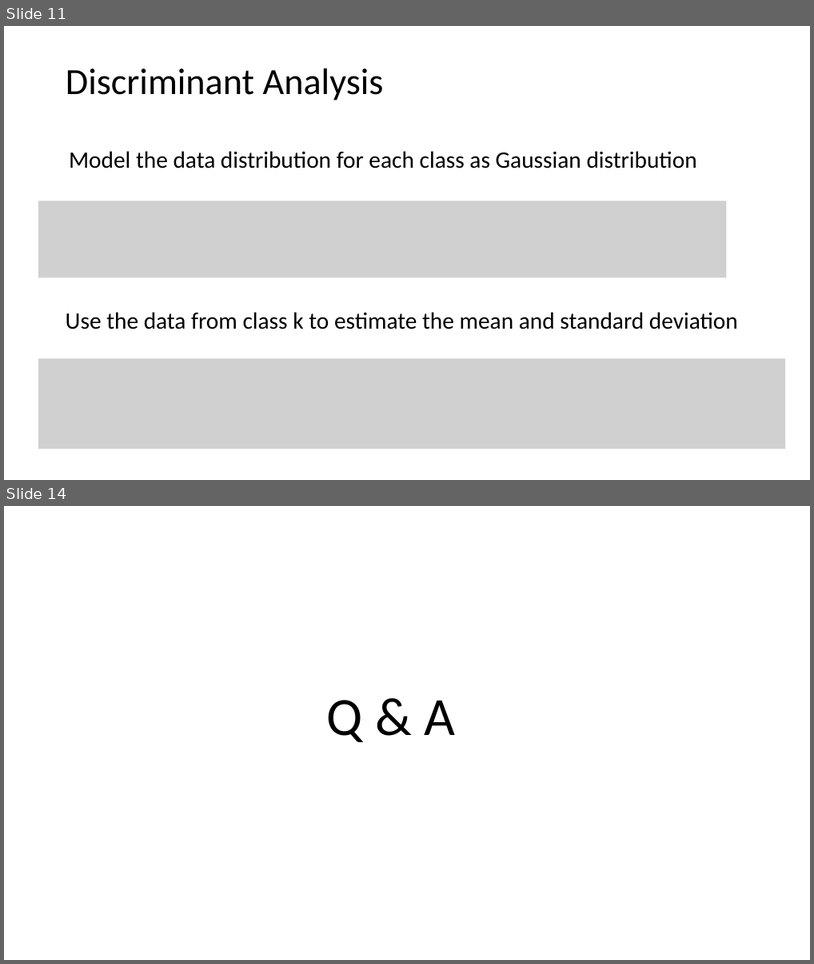
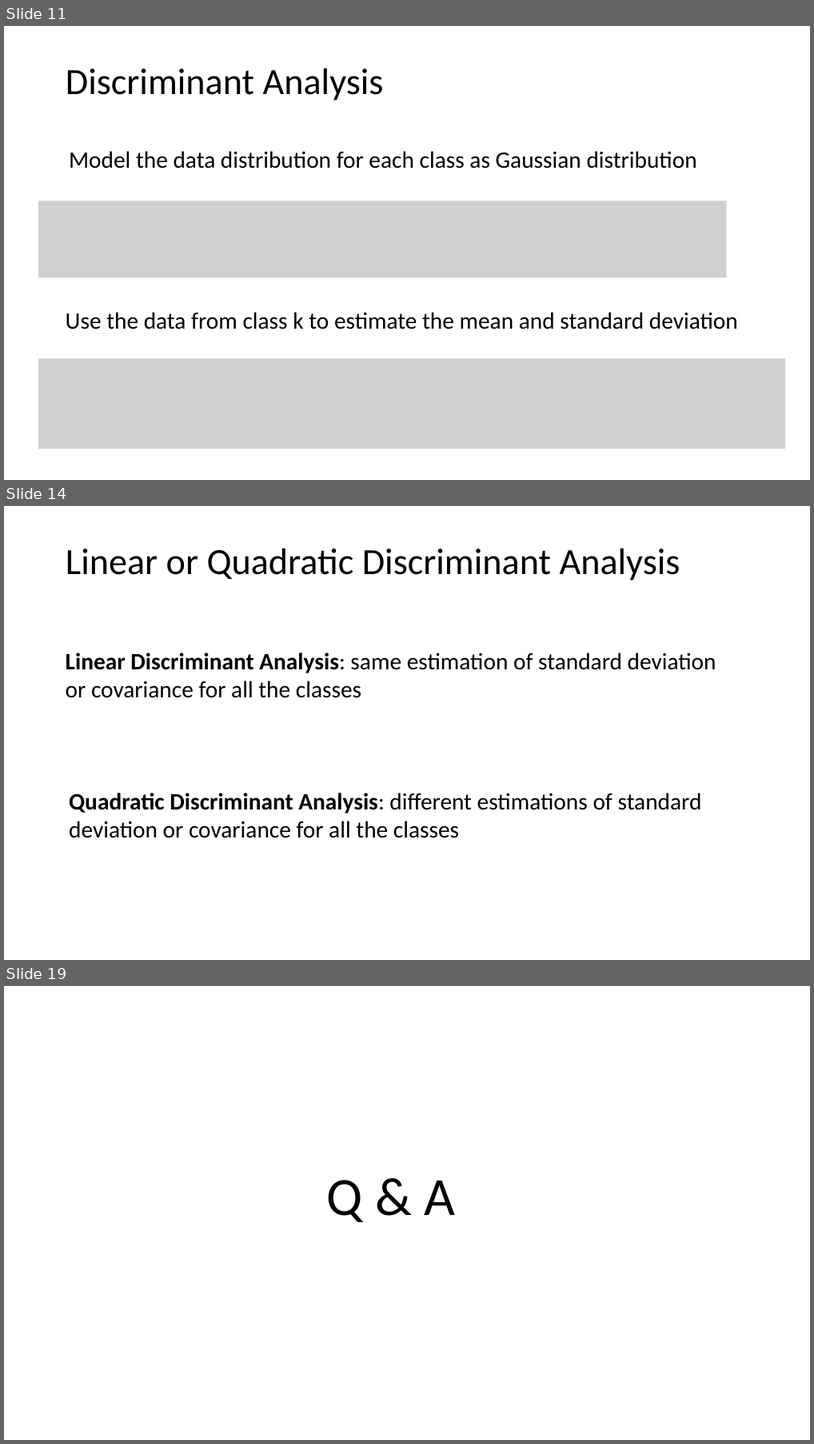
Before and after one commit to tianzheng4/tianzheng4.github.io, a slide deck: _umkc-teaching/slides/Lecture 5.pptx. Shown one above the other, each under a label of ours: slides 11 and 14 before the commit, slides 11, 14 and 19 after it; the slides between them are not shown. The pictures are 814x964 and 814x1444 pixels, drawn with LibreOffice and Linux fonts; fonts in the diff are those of the drawing; grey boxes stand for pictures. Boxes give left, top, right and bottom in pixels: in the first picture for what was removed or moved away, otherwise in the second. Text is boxed around its words. In the diff, an @@ line names an element or a change of style, - is before the commit and + after.

```diff
--- a/_umkc-teaching/slides/Lecture 5.pptx
+++ b/_umkc-teaching/slides/Lecture 5.pptx
@@ slide 14 added at (4, 506, 810, 960), background #FFFFFF @@
@@ title added at (66, 548, 681, 580), 44 pt, text #000000 @@
+Linear or Quadratic Discriminant Analysis
@@ text added at (66, 652, 717, 698), 28 pt, text #000000 @@
+Linear Discriminant Analysis: same estimation of standard deviation or covariance for all the classes
@@ text added at (69, 792, 702, 838), 28 pt, text #000000 @@
+Quadratic Discriminant Analysis: different estimations of standard deviation or covariance for all the classes
@@ what was slide 14 is now slide 19 @@
```
Also in this commit, not shown: 3 slides changed, 4 other slides added.
